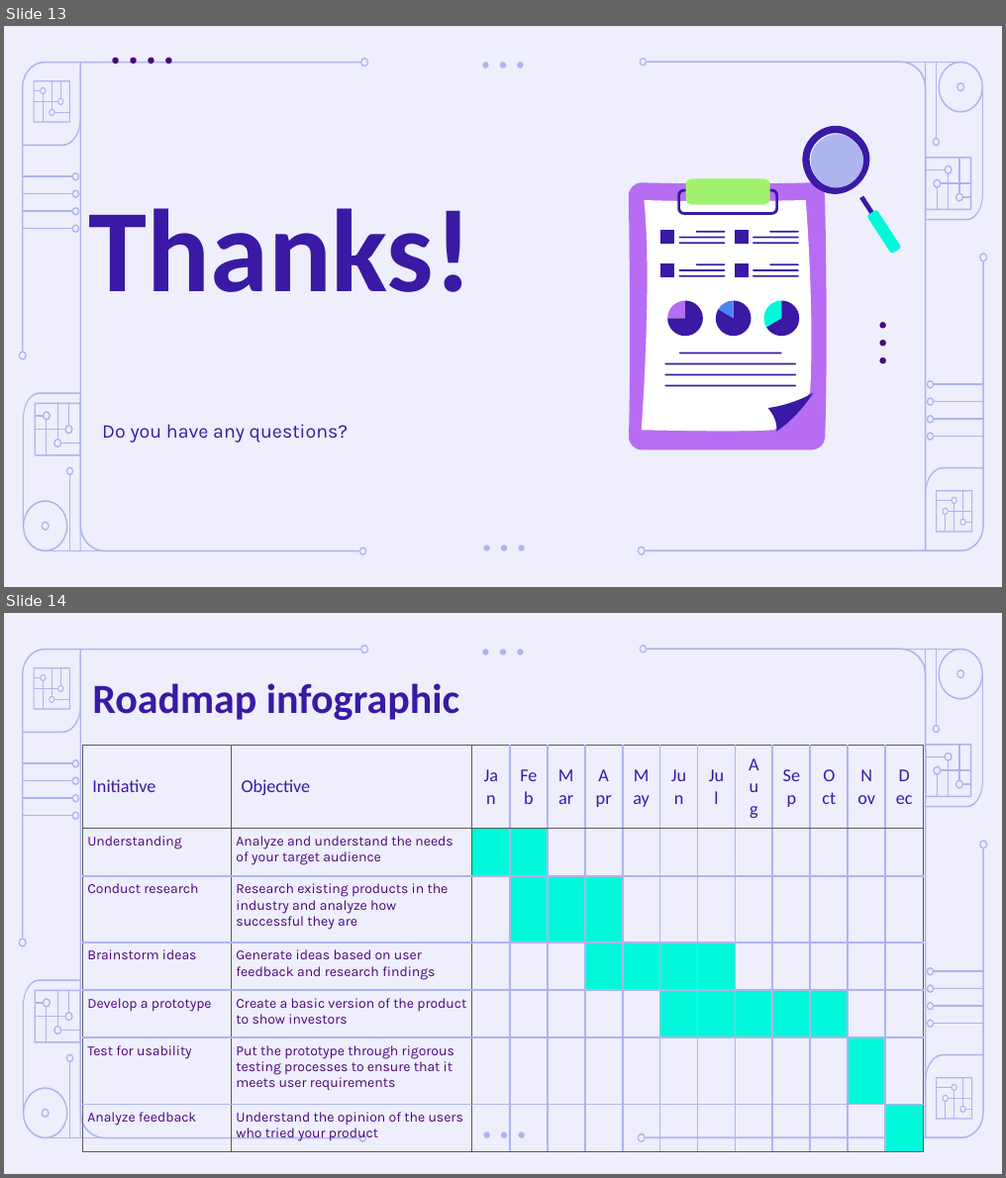
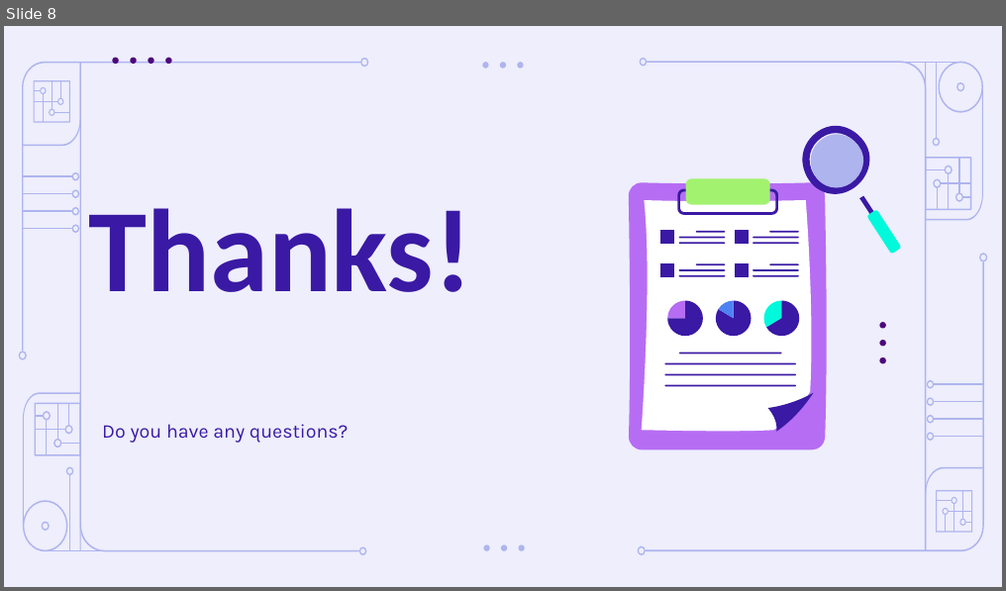
Before and after one commit to MoroboshiDann/portfolio-management-team2, a slide deck: Artificial Intelligence in Finance Pitch Deck by Slidesgo.odp. Shown one above the other, each under a label of ours: slides 13 and 14 before the commit, slide 8 after it. The pictures are 1006x1178 and 1006x591 pixels, drawn with LibreOffice and Linux fonts; fonts in the diff are those of the drawing. Boxes give left, top, right and bottom in pixels: in the first picture for what was removed or moved away, otherwise in the second. Text is boxed around its words. In the diff, an @@ line names an element or a change of style, - is before the commit and + after.

```diff
--- a/Artificial Intelligence in Finance Pitch Deck by Slidesgo.odp
+++ b/Artificial Intelligence in Finance Pitch Deck by Slidesgo.odp
@@ slide 14 removed at (4, 613, 1002, 1174), background #EEEEFC; not listed: 86 template elements that a slide beside it also shows @@
@@ title removed at (92, 683, 459, 720) @@
-Roadmap infographic
@@ table removed at (83, 746, 927, 1146), 7 rows, 14 columns @@
-Initiative | Objective | Jan | Feb | Mar | Apr | May | Jun | Jul | Aug | Sep | Oct | Nov | Dec
-Understanding | Analyze and understand the needs of your target audience |  |  |  |  |  |  |  |  |  |  |  | 
-Conduct research | Research existing products in the industry and analyze how successful they are |  |  |  |  |  |  |  |  |  |  |  | 
-Brainstorm ideas | Generate ideas based on user feedback and research findings |  |  |  |  |  |  |  |  |  |  |  | 
-Develop a prototype | Create a basic version of the product to show investors |  |  |  |  |  |  |  |  |  |  |  | 
-Test for usability | Put the prototype through rigorous testing processes to ensure that it meets user requirements |  |  |  |  |  |  |  |  |  |  |  | 
-Analyze feedback | Understand the opinion of the users who tried your product |  |  |  |  |  |  |  |  |  |  |  | 
@@ what was slide 13 is now slide 8 @@
```
Also in this commit, not shown: 6 slides changed, 1 slide added, 12 other slides removed.
